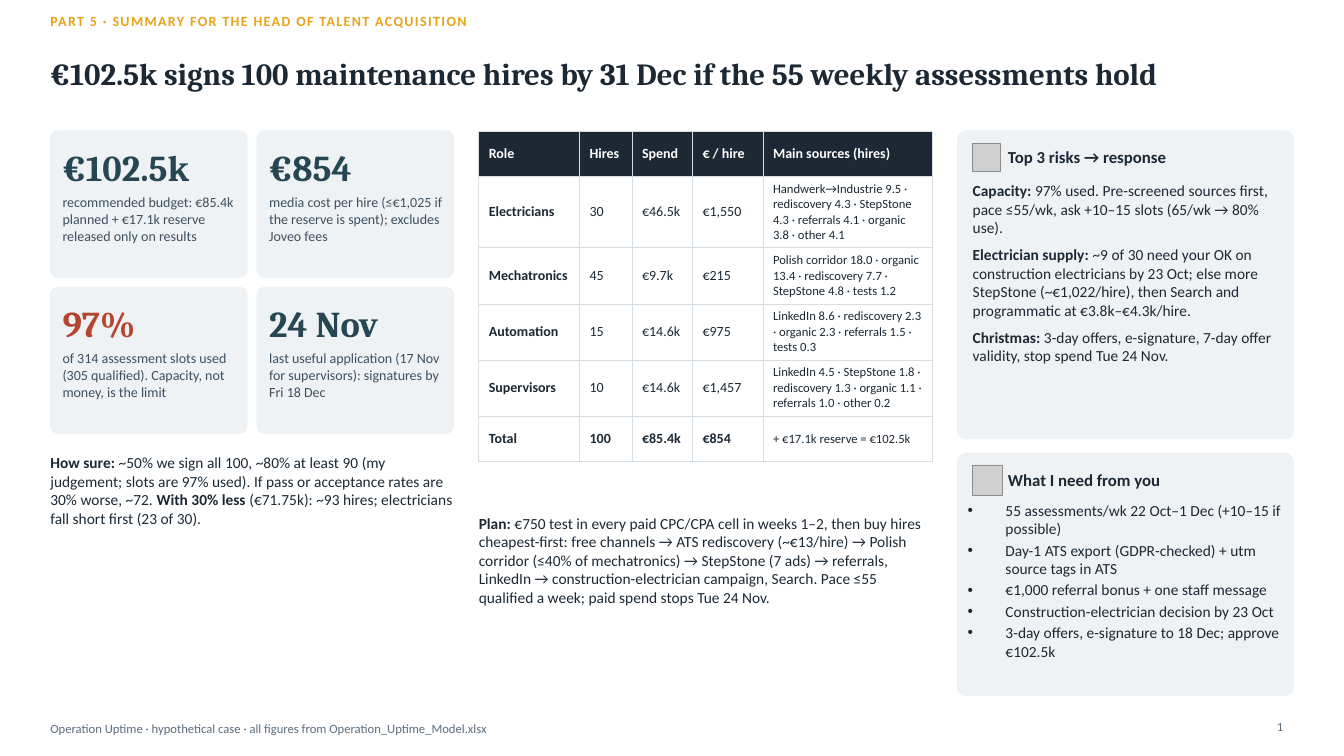
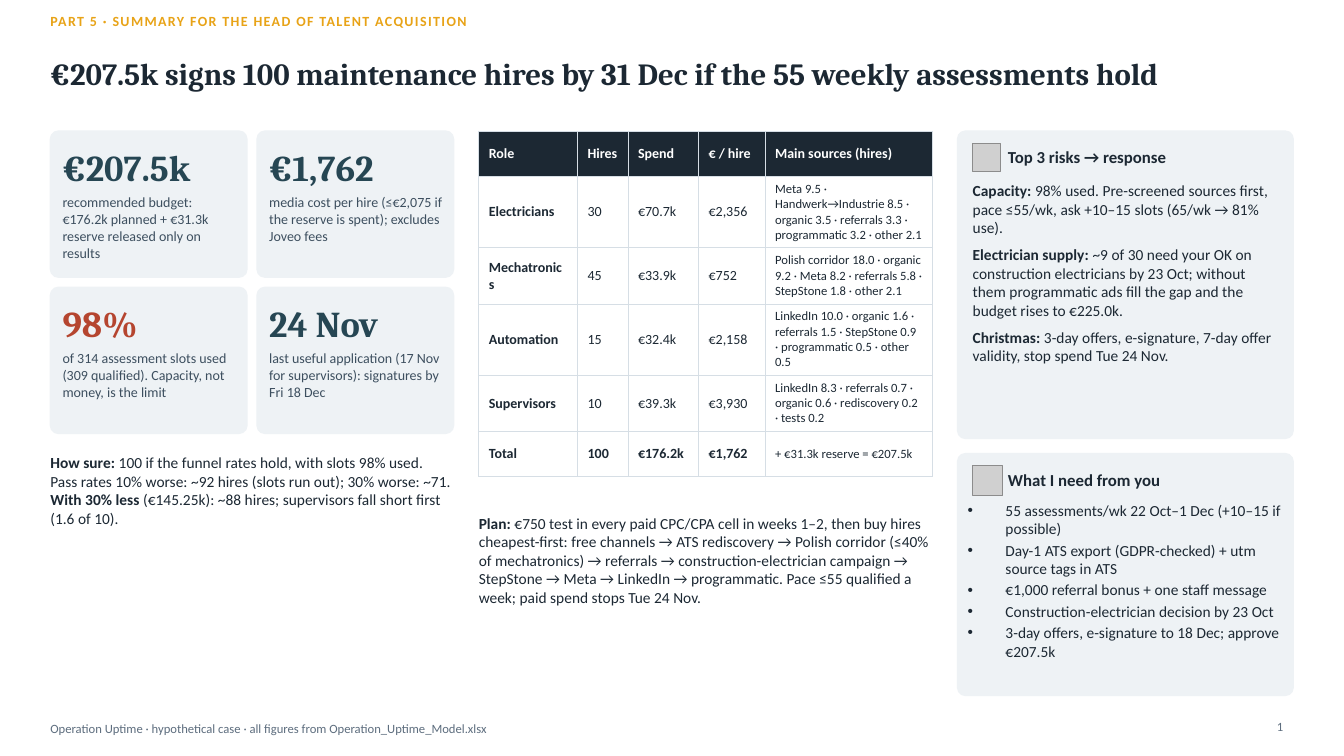
Before and after one commit to Anurag160596/haystack, a slide deck: slide 1 of operation_uptime/Operation_Uptime_Deck.pptx. Drawn at 1344x756 pixels with LibreOffice and Linux fonts; fonts in the diff are those of the drawing; grey boxes stand for pictures. Boxes give left, top, right and bottom in pixels: in the first picture for what was removed or moved away, otherwise in the second. Text is boxed around its words. In the diff, an @@ line names an element or a change of style, - is before the commit and + after.

```diff
--- a/operation_uptime/Operation_Uptime_Deck.pptx
+++ b/operation_uptime/Operation_Uptime_Deck.pptx
@@ title at (50,63,1158,92): text changed @@
-€102.5k signs 100 maintenance hires by 31 Dec if the 55 weekly assessments hold
+€207.5k signs 100 maintenance hires by 31 Dec if the 55 weekly assessments hold
@@ table at (479,131,933,572) @@
-row 2: Electricians | 30 | €46.5k | €1,550 | Handwerk→Industrie 9.5 · rediscovery 4.3 · StepStone 4.3 · referrals 4.1 · organic 3.8 · other 4.1
+row 2: Electricians | 30 | €70.7k | €2,356 | Meta 9.5 · Handwerk→Industrie 8.5 · organic 3.5 · referrals 3.3 · programmatic 3.2 · other 2.1
-row 3: Mechatronics | 45 | €9.7k | €215 | Polish corridor 18.0 · organic 13.4 · rediscovery 7.7 · StepStone 4.8 · tests 1.2
+row 3: Mechatronics | 45 | €33.9k | €752 | Polish corridor 18.0 · organic 9.2 · Meta 8.2 · referrals 5.8 · StepStone 1.8 · other 2.1
-row 4: Automation | 15 | €14.6k | €975 | LinkedIn 8.6 · rediscovery 2.3 · organic 2.3 · referrals 1.5 · tests 0.3
+row 4: Automation | 15 | €32.4k | €2,158 | LinkedIn 10.0 · organic 1.6 · referrals 1.5 · StepStone 0.9 · programmatic 0.5 · other 0.5
-row 5: Supervisors | 10 | €14.6k | €1,457 | LinkedIn 4.5 · StepStone 1.8 · rediscovery 1.3 · organic 1.1 · referrals 1.0 · other 0.2
+row 5: Supervisors | 10 | €39.3k | €3,930 | LinkedIn 8.3 · referrals 0.7 · organic 0.6 · rediscovery 0.2 · tests 0.2
-row 6: Total | 100 | €85.4k | €854 | + €17.1k reserve = €102.5k
+row 6: Total | 100 | €176.2k | €1,762 | + €31.3k reserve = €207.5k
@@ text at (63,155,191,182): text changed @@
-€102.5k
+€207.5k
@@ text at (269,156,373,186): text changed @@
-€854
+€1,762
@@ text at (63,197,208,258): text changed @@
-recommended budget: €85.4k planned + €17.1k reserve released only on results
+recommended budget: €176.2k planned + €31.3k reserve released only on results
@@ text at (269,197,442,241): text changed @@
-media cost per hire (≤€1,025 if the reserve is spent); excludes Joveo fees
+media cost per hire (≤€2,075 if the reserve is spent); excludes Joveo fees
@@ text at (973,185,1268,319): text changed @@
-Capacity: 97% used. Pre-screened sources first, pace ≤55/wk, ask +10–15 slots (65/wk → 80% use).
-Electrician supply: ~9 of 30 need your OK on construction electricians by 23 Oct; else more StepStone (~€1,022/hire), then Search and programmatic at €3.8k–€4.3k/hire.
+Capacity: 98% used. Pre-screened sources first, pace ≤55/wk, ask +10–15 slots (65/wk → 81% use).
+Electrician supply: ~9 of 30 need your OK on construction electricians by 23 Oct; without them programmatic ads fill the gap and the budget rises to €225.0k.
@@ text at (63,312,138,338): text changed @@
-97%
+98%
@@ text at (63,353,226,399): text changed @@
-of 314 assessment slots used (305 qualified). Capacity, not money, is the limit
+of 314 assessment slots used (309 qualified). Capacity, not money, is the limit
@@ text at (50,457,450,526): text changed @@
-How sure: ~50% we sign all 100, ~80% at least 90 (my judgement; slots are 97% used). If pass or acceptance rates are 30% worse, ~72. With 30% less (€71.75k): ~93 hires; electricians fall short first (23 of 30).
+How sure: 100 if the funnel rates hold, with slots 98% used. Pass rates 10% worse: ~92 hires (slots run out); 30% worse: ~71. With 30% less (€145.25k): ~88 hires; supervisors fall short first (1.6 of 10).
@@ text at (479,518,928,606): text changed @@
-Plan: €750 test in every paid CPC/CPA cell in weeks 1–2, then buy hires cheapest-first: free channels → ATS rediscovery (~€13/hire) → Polish corridor (≤40% of mechatronics) → StepStone (7 ads) → referrals, LinkedIn → construction-electrician campaign, Search. Pace ≤55 qualified a week; paid spend stops Tue 24 Nov.
+Plan: €750 test in every paid CPC/CPA cell in weeks 1–2, then buy hires cheapest-first: free channels → ATS rediscovery → Polish corridor (≤40% of mechatronics) → referrals → construction-electrician campaign → StepStone → Meta → LinkedIn → programmatic. Pace ≤55 qualified a week; paid spend stops Tue 24 Nov.
@@ text at (1005,627,1279,657): text changed @@
-• 3-day offers, e-signature to 18 Dec; approve €102.5k
+• 3-day offers, e-signature to 18 Dec; approve €207.5k
```
Also in this commit, not shown: 7 other slides changed, 4 other files.
